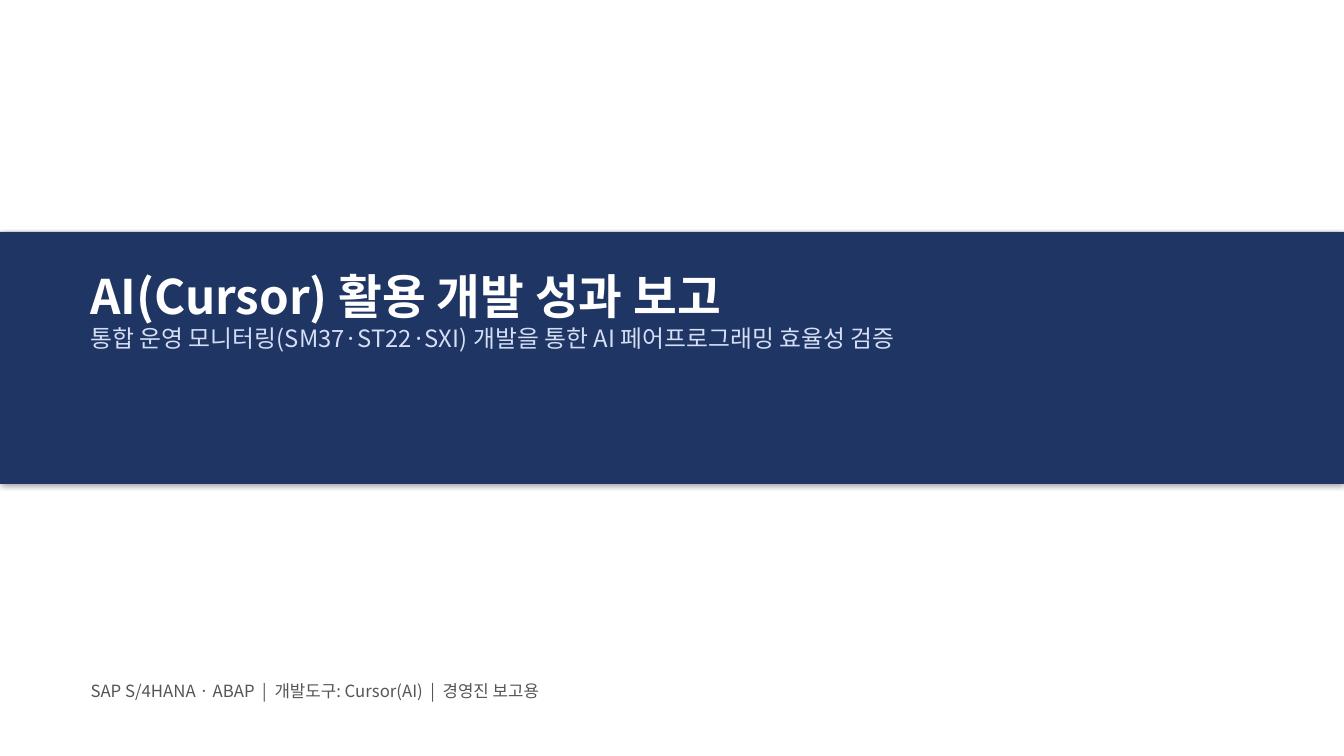
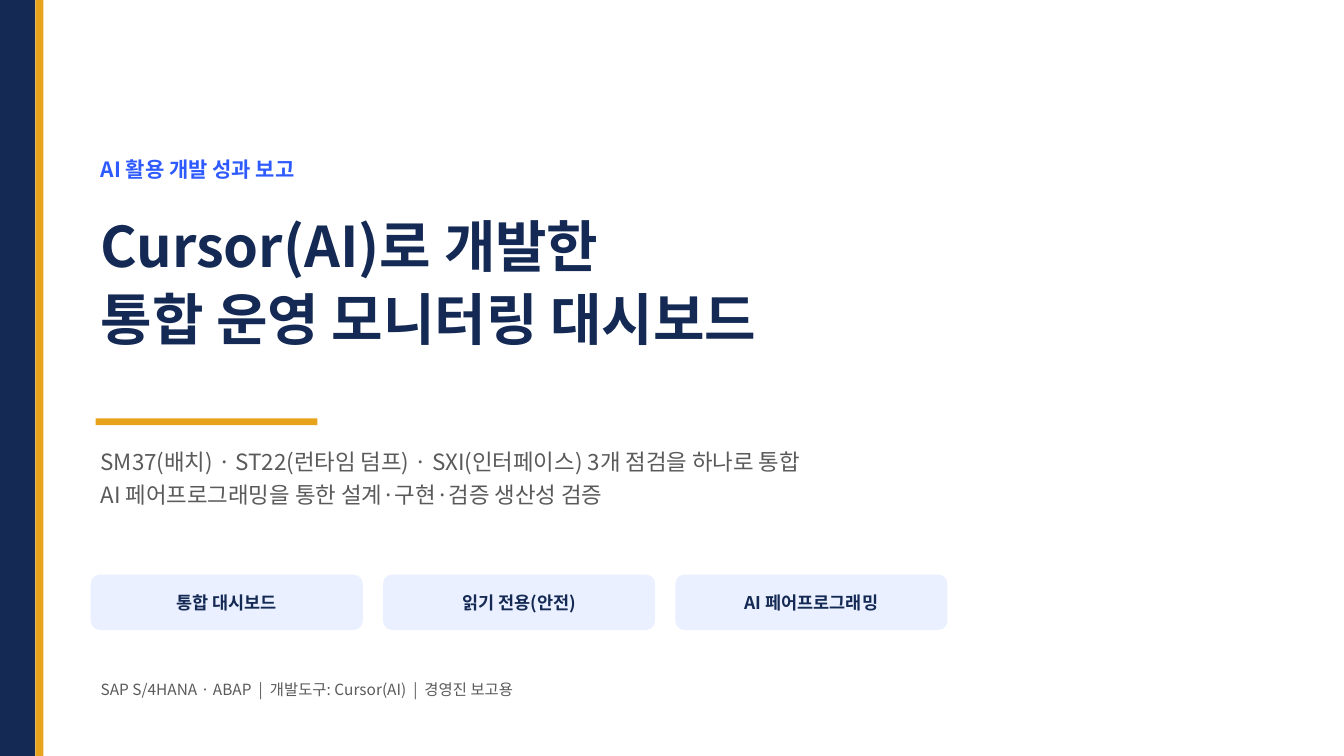
Before and after one commit to hyosungitx00/AI, a slide deck: slide 1 of docs/report/Y_OPS_MONITOR_V2_발표자료.pptx. Drawn at 1344x756 pixels with LibreOffice and Linux fonts; fonts in the diff are those of the drawing. Boxes give left, top, right and bottom in pixels: in the first picture for what was removed or moved away, otherwise in the second. Text is boxed around its words. In the diff, an @@ line names an element or a change of style, - is before the commit and + after.

```diff
--- a/docs/report/Y_OPS_MONITOR_V2_발표자료.pptx
+++ b/docs/report/Y_OPS_MONITOR_V2_발표자료.pptx
@@ rectangle added at box(0, 0, 35, 756), fill #142A54 @@
@@ rectangle added at box(35, 0, 43, 756), fill #E8A31C @@
@@ text added at box(101, 159, 295, 179), 15 pt, text #2E5BFF, bold @@
+AI 활용 개발 성과 보고
@@ rectangle removed at box(0, 232, 1344, 484) @@
@@ text at box(101, 220, 756, 345): text changed; size 17 to 40 pt; text colour #D5DEF5 to #142A54; bold on @@
-AI(Cursor) 활용 개발 성과 보고
-통합 운영 모니터링(SM37·ST22·SXI) 개발을 통한 AI 페어프로그래밍 효율성 검증
+Cursor(AI)로 개발한
+통합 운영 모니터링 대시보드
@@ rectangle added at box(96, 418, 318, 425), fill #E8A31C @@
@@ text added at box(101, 451, 800, 505), 16 pt, text #5A5A5A @@
+SM37(배치) · ST22(런타임 덤프) · SXI(인터페이스) 3개 점검을 하나로 통합
+AI 페어프로그래밍을 통한 설계·구현·검증 생산성 검증
@@ rounded rectangle added at box(91, 575, 363, 630), fill #EAF0FF, 12.5 pt, text #142A54, bold @@
+통합 대시보드
@@ rounded rectangle added at box(383, 575, 655, 630), fill #EAF0FF, 12.5 pt, text #142A54, bold @@
+읽기 전용(안전)
@@ rounded rectangle added at box(676, 575, 948, 630), fill #EAF0FF, 12.5 pt, text #142A54, bold @@
+AI 페어프로그래밍
@@ text "SAP S/4HANA · ABAP | ...": place and size @@
-text "SAP S/4HANA · ABAP | ..." at box(91, 683, 539, 700)
+text "SAP S/4HANA · ABAP | ..." at box(101, 682, 514, 698)
@@ text "SAP S/4HANA · ABAP | ..." at box(101, 682, 514, 698): size 12 to 11 pt, text colour #555555 to #5A5A5A @@
```
Also in this commit, not shown: 4 other slides changed, 1 other file.
